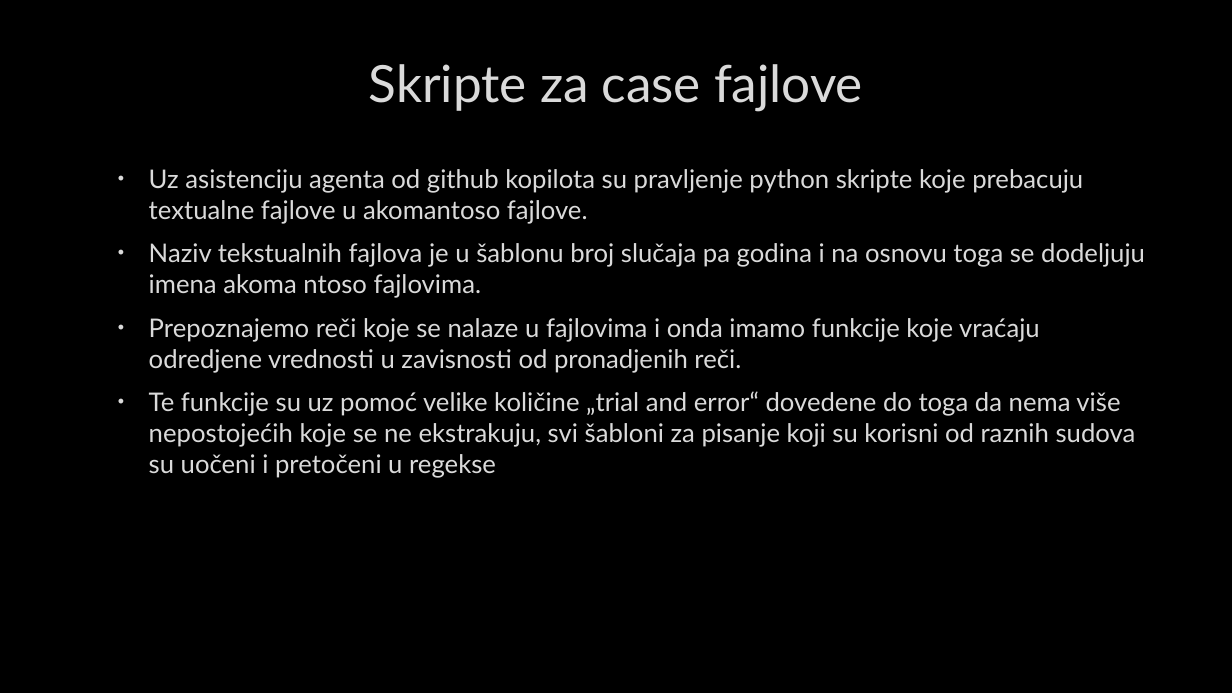
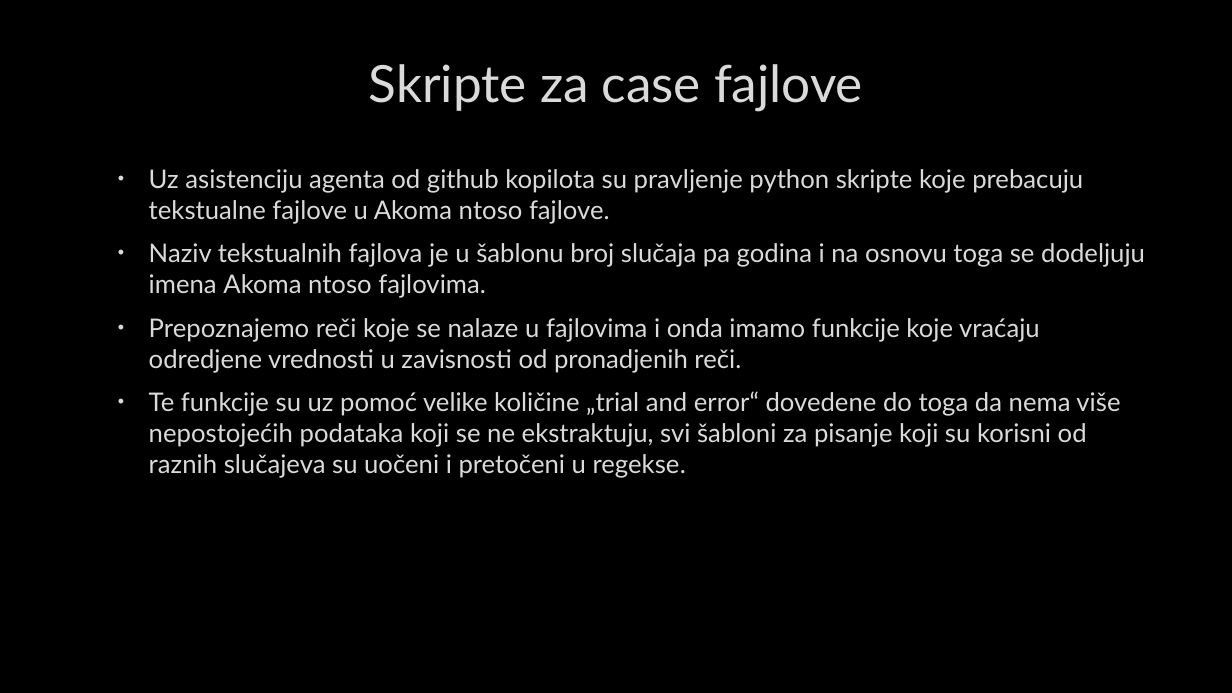
Before and after one commit to urospetraskovic/PravnaInformatikaTeam8, a slide deck: slide 7 of Project/Prezentacija.pptx. Drawn at 1232x693 pixels with LibreOffice and Linux fonts; fonts in the diff are those of the drawing; background and template pictures are left out. Boxes give left, top, right and bottom in pixels: in the first picture for what was removed or moved away, otherwise in the second. Text is boxed around its words. In the diff, an @@ line names an element or a change of style, - is before the commit and + after.

```diff
--- a/Project/Prezentacija.pptx
+++ b/Project/Prezentacija.pptx
@@ text at (149, 169, 1145, 298): text changed @@
-• Uz asistenciju agenta od github kopilota su pravljenje python skripte koje prebacuju textualne fajlove u akomantoso fajlove.
-• Naziv tekstualnih fajlova je u šablonu broj slučaja pa godina i na osnovu toga se dodeljuju imena akoma ntoso fajlovima.
+• Uz asistenciju agenta od github kopilota su pravljenje python skripte koje prebacuju tekstualne fajlove u Akoma ntoso fajlove.
+• Naziv tekstualnih fajlova je u šablonu broj slučaja pa godina i na osnovu toga se dodeljuju imena Akoma ntoso fajlovima.
@@ text at (149, 391, 1120, 478): text changed @@
-• Te funkcije su uz pomoć velike količine „trial and error“ dovedene do toga da nema više nepostojećih koje se ne ekstrakuju, svi šabloni za pisanje koji su korisni od raznih sudova su uočeni i pretočeni u regekse
+• Te funkcije su uz pomoć velike količine „trial and error“ dovedene do toga da nema više nepostojećih podataka koji se ne ekstraktuju, svi šabloni za pisanje koji su korisni od raznih slučajeva su uočeni i pretočeni u regekse.
```
Also in this commit, not shown: 44 other slides changed.
